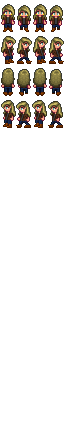
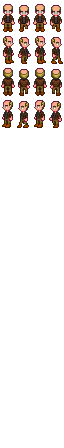
Layers edited between the first and the second w=64, h=448 image:
hid "AnaSprite.png" over [1, 4, 64, 128]
showed "ZechSprite.png", painted on it over [1, 4, 63, 128]
